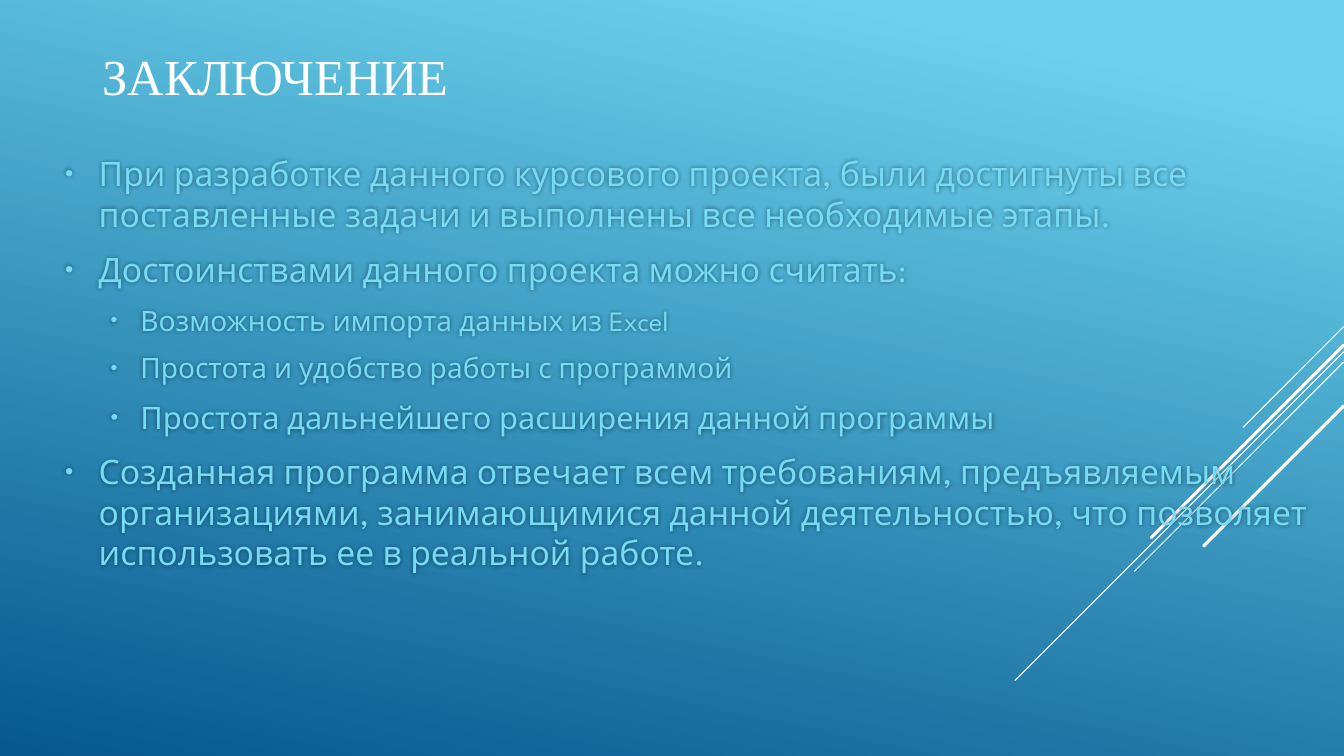
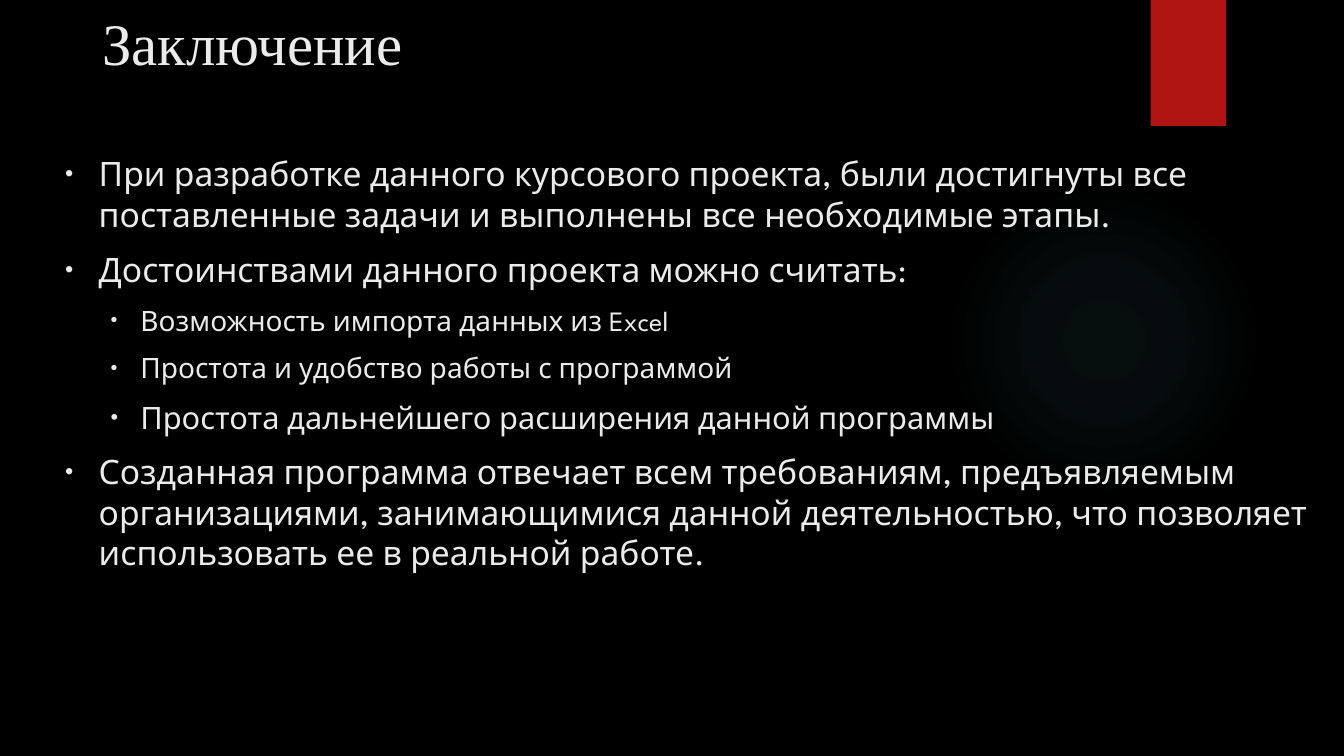
Before and after one commit to GENDOSMAL/Diplom, a slide deck: slide 15 of Documentation/Презентация к защите.pptx. Drawn at 1344x756 pixels with LibreOffice and Linux fonts; fonts in the diff are those of the drawing; background and template pictures are left out. Boxes give left, top, right and bottom in pixels: in the first picture for what was removed or moved away, otherwise in the second. Text is boxed around its words. In the diff, an @@ line names an element or a change of style, - is before the commit and + after.

```diff
--- a/Documentation/Презентация к защите.pptx
+++ b/Documentation/Презентация к защите.pptx
@@ background gradient #6ED2EB to #06588E to picture (left out) @@
@@ title "Заключение" at box(102, 26, 402, 66): vertical alignment middle to top @@
@@ title at box(102, 26, 402, 66): text changed; size 36 to 42 pt; text colour #FFFFFF to #EBEBEB @@
-ЗАКЛЮЧЕНИЕ
+Заключение
@@ rectangle added at box(1150, 0, 1226, 126), fill #B01513 @@
@@ text "При разработке данного курсового проекта, ..." at box(99, 160, 1307, 573): text colour #76DBF4 to #EBEBEB; bullet colour #76DBF4 to #EBEBEB @@
@@ ellipse added at box(949, 185, 1259, 495), fill gradient #50B9C1 @@
@@ group removed at box(1015, 327, 1344, 681): 5 lines @@
```
Also in this commit, not shown: 14 other slides changed, 1 slide added, 1 slide removed, 41 other files.
